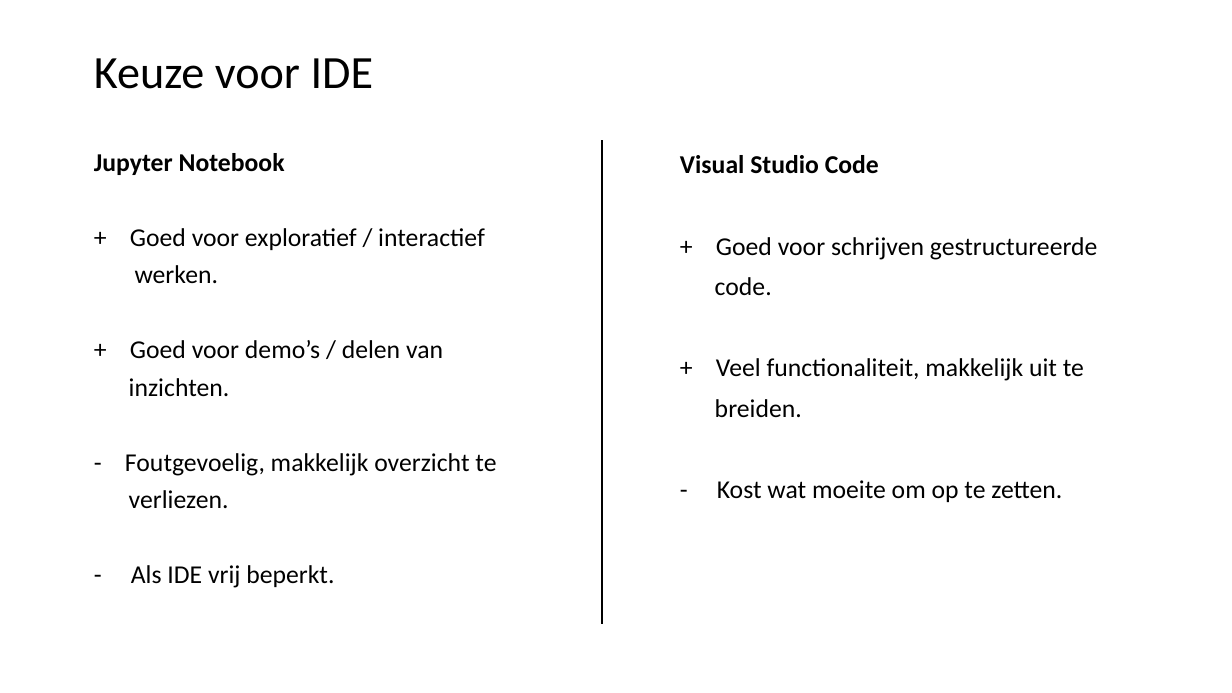
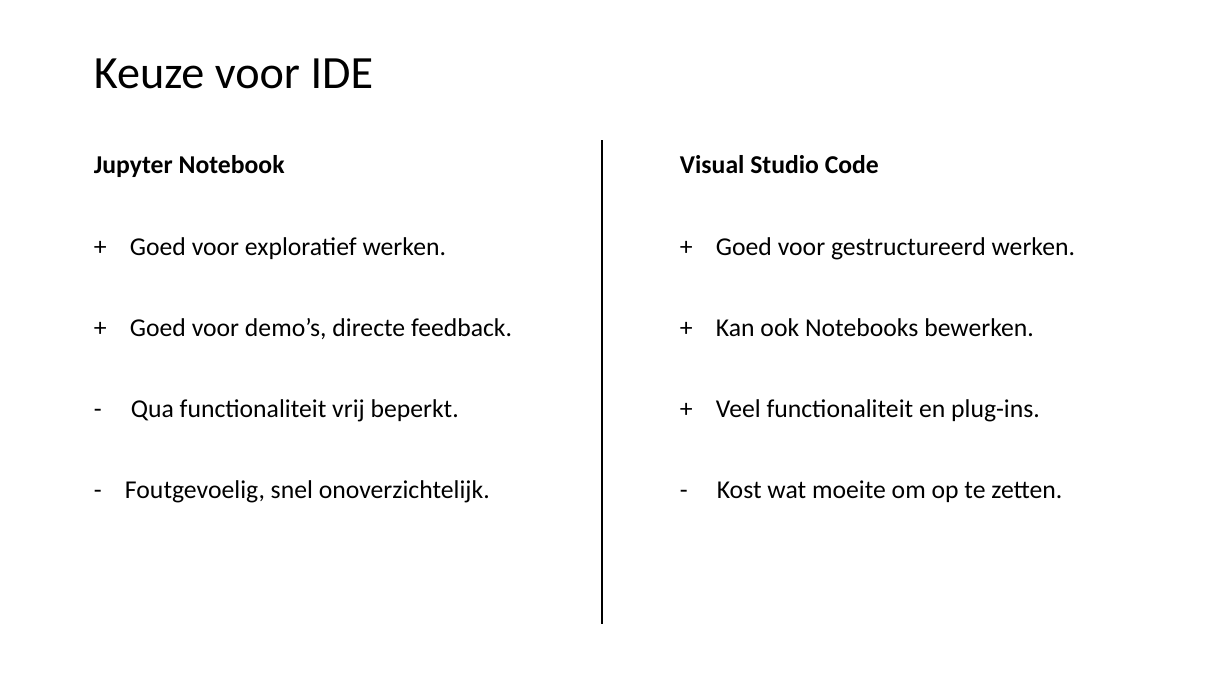
Before and after one commit to LFKoning/knowledge-sharing, a slide deck: slide 18 of python_course/1_basics_classes/python_cursus_1.pptx (slide 17 before the commit). Drawn at 1232x693 pixels with LibreOffice and Linux fonts; fonts in the diff are those of the drawing. Boxes give left, top, right and bottom in pixels: in the first picture for what was removed or moved away, otherwise in the second. Text is boxed around its words. In the diff, an @@ line names an element or a change of style, - is before the commit and + after.

```diff
--- a/python_course/1_basics_classes/python_cursus_1.pptx
+++ b/python_course/1_basics_classes/python_cursus_1.pptx
@@ text at (x1=94, y1=155, x2=285, y2=177): line spacing 0.8 to 0.9 @@
@@ text at (x1=125, y1=237, x2=512, y2=503): text changed @@
-+ Goed voor exploratief / interactief
-werken.
-+ Goed voor demo’s / delen van
-inzichten.
-- Foutgevoelig, makkelijk overzicht te
-verliezen.
-- Als IDE vrij beperkt.
++ Goed voor exploratief werken.
++ Goed voor demo’s, directe feedback.
+- Qua functionaliteit vrij beperkt.
+- Foutgevoelig, snel onoverzichtelijk.
@@ text at (x1=716, y1=237, x2=1075, y2=422): text changed @@
-+ Goed voor schrijven gestructureerde
-code.
-+ Veel functionaliteit, makkelijk uit te
-breiden.
++ Goed voor gestructureerd werken.
++ Kan ook Notebooks bewerken.
++ Veel functionaliteit en plug-ins.
```
Also in this commit, not shown: 41 other slides changed, 6 slides added.
